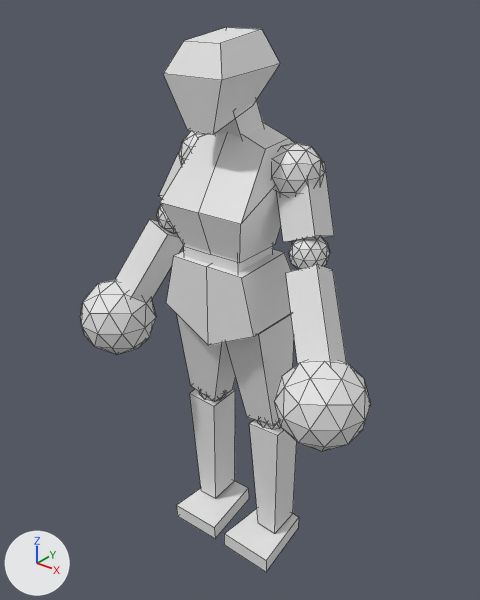
What one commit did to the FBX model Assets/Models/human man.fbx.
Both versions are drawn from a 50 mm camera at (1.72, -1.92, 1.45) aimed at (0.08, 0.13, 0.18). The axes (+X, +Y, +Z) are drawn at lower left. The lights are the same throughout. Mesh edges are drawn as thin lines.
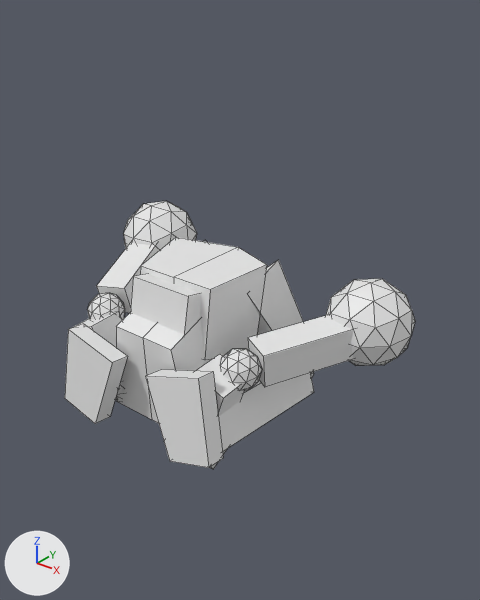
Location of each change, [x1, y1, x2, y2] in pixels of the pictures (480 x 600 px):
'Cube.002', moved, turned
    before: [160, 122, 294, 263]
    after: [116, 313, 211, 423]
'Icosphere.005', moved, turned
    before: [274, 360, 371, 451]
    after: [326, 279, 415, 366]
'Cube.004', moved, turned
    before: [166, 249, 291, 345]
    after: [140, 237, 267, 360]
'Cube', moved, turned
    before: [163, 27, 280, 134]
    after: [210, 448, 228, 469]
'Cube.014', moved, turned
    before: [224, 509, 299, 572]
    after: [146, 370, 223, 468]
'Cube.008', moved, turned
    before: [286, 265, 347, 364]
    after: [248, 315, 354, 387]
'Cube.012', moved, turned
    before: [249, 420, 297, 533]
    after: [219, 373, 314, 451]
'Cube.013', moved, turned
    before: [176, 481, 249, 539]
    after: [65, 324, 128, 424]
'Icosphere.004', moved, turned
    before: [80, 280, 156, 355]
    after: [123, 201, 197, 251]
'Cube.010', moved, turned
    before: [226, 314, 294, 426]
    after: [249, 260, 303, 335]
'Cube.007', moved, turned
    before: [115, 219, 184, 300]
    after: [97, 242, 158, 313]
'Cube.003', moved, turned
    before: [184, 244, 273, 273]
    after: [130, 274, 201, 334]
'Cube.011', moved, turned (not visible afterwards)
    before: [190, 389, 235, 498]
'Cube.006', moved, turned
    before: [277, 162, 334, 242]
    after: [196, 354, 244, 416]
'Icosphere.003', moved, turned
    before: [289, 237, 330, 270]
    after: [220, 349, 262, 391]
'Icosphere', moved, turned (not visible afterwards)
    before: [271, 143, 325, 197]
'Cube.005', moved, turned
    before: [159, 150, 182, 198]
    after: [72, 312, 122, 347]
'Cube.001', moved, turned (not visible afterwards)
    before: [215, 100, 264, 138]
'Icosphere.001', moved, turned
    before: [179, 131, 207, 165]
    after: [115, 381, 123, 400]
'Icosphere.007', moved, turned
    before: [258, 421, 281, 429]
    after: [311, 372, 314, 378]
'Cube.009', unchanged, covered by the edit
    before: [177, 315, 236, 401]

Edits to the bpy script that builds the scene:
```text
Change ob_cube_004:
    ob_cube_004.location: (0.005, 0.0, 0.0) -> (0.005, 0.113, 0.012)
    ob_cube_004.rotation_euler: (-0.00089, -0.00149, -1.546) -> (0.12, 1.368, -1.448)  # degrees (-0.1, -0.1, -89) -> degrees (6.9, 78, -83)
Change ob_icosphere:
    ob_icosphere.location: (0.005, 0.0, 0.0) -> (0.005, -0.256, 0.659)
    ob_icosphere.rotation_euler: (-0.000889, -0.00149, -1.546) -> (0.00768, -2.81, -1.597)  # degrees (-0.1, -0.1, -89) -> degrees (0.4, -161, -92)
Change ob_cube_013:
    ob_cube_013.location: (0.005, 0.0, 0.0) -> (-0.023, 0.74, -0.061)
    ob_cube_013.rotation_euler: (0.0201, -0.00149, -1.546) -> (-2.162, -1.295, 0.584)  # degrees (1.2, -0.1, -89) -> degrees (-124, -74, 33)
Change ob_cube_001:
    ob_cube_001.location: (0.005, 0.0, 0.0) -> (0.005, -0.256, 0.659)
    ob_cube_001.rotation_euler: (-0.00089, -0.00149, -1.546) -> (0.00768, -2.81, -1.597)  # degrees (-0.1, -0.1, -89) -> degrees (0.4, -161, -92)
Change ob_cube_008:
    ob_cube_008.location: (0.005, 0.0, 0.0) -> (0.005, 0.254, 0.164)
    ob_cube_008.rotation_euler: (-0.000888, -0.00149, -1.546) -> (-0.0398, 2.137, -1.617)  # degrees (-0.1, -0.1, -89) -> degrees (-2.3, 122, -93)
Change ob_cube_006:
    ob_cube_006.location: (0.005, 0.0, 0.0) -> (0.005, -0.256, 0.659)
    ob_cube_006.rotation_euler: (-0.000889, -0.00149, -1.546) -> (0.00768, -2.81, -1.597)  # degrees (-0.1, -0.1, -89) -> degrees (0.4, -161, -92)
Change ob_icosphere_004:
    ob_icosphere_004.location: (0.026, 0.007, 0.002) -> (0.026, 0.228, 0.261)
    ob_icosphere_004.rotation_euler: (0.022, 0.0194, -1.533) -> (-0.019, 2.323, -1.626)  # degrees (1.3, 1.1, -88) -> degrees (-1.1, 133, -93)
Change ob_cube_012:
    ob_cube_012.location: (0.005, 0.0, 0.0) -> (0.051, 0.738, -0.066)
    ob_cube_012.rotation_euler: (0.00998, -0.00149, -1.546) -> (-1.053, -1.91, -0.471)  # degrees (0.6, -0.1, -89) -> degrees (-60, -109, -27)
Change ob_cube_002:
    ob_cube_002.location: (0.005, 0.0, 0.0) -> (0.005, -0.256, 0.659)
    ob_cube_002.rotation_euler: (-0.00089, -0.00149, -1.546) -> (0.00768, -2.81, -1.597)  # degrees (-0.1, -0.1, -89) -> degrees (0.4, -161, -92)
Change ob_icosphere_007:
    ob_icosphere_007.location: (0.005, 0.0, 0.0) -> (0.051, 0.738, -0.066)
    ob_icosphere_007.rotation_euler: (0.00998, -0.00149, -1.546) -> (-1.053, -1.91, -0.471)  # degrees (0.6, -0.1, -89) -> degrees (-60, -109, -27)
Change ob_icosphere_005:
    ob_icosphere_005.location: (0.005, 0.0, 0.0) -> (0.005, 0.254, 0.164)
    ob_icosphere_005.rotation_euler: (-0.000888, -0.00149, -1.546) -> (-0.0398, 2.137, -1.617)  # degrees (-0.1, -0.1, -89) -> degrees (-2.3, 122, -93)
Change ob_icosphere_003:
    ob_icosphere_003.location: (0.005, 0.0, 0.0) -> (0.005, 0.254, 0.164)
    ob_icosphere_003.rotation_euler: (-0.000888, -0.00149, -1.546) -> (-0.0398, 2.137, -1.617)  # degrees (-0.1, -0.1, -89) -> degrees (-2.3, 122, -93)
Change ob_cube_003:
    ob_cube_003.location: (0.005, 0.0, 0.0) -> (0.005, 0.113, 0.012)
    ob_cube_003.rotation_euler: (-0.00089, -0.00149, -1.546) -> (0.12, 1.368, -1.448)  # degrees (-0.1, -0.1, -89) -> degrees (6.9, 78, -83)
Change ob_cube_011:
    ob_cube_011.location: (0.005, 0.0, 0.0) -> (-0.023, 0.74, -0.061)
    ob_cube_011.rotation_euler: (-0.0188, -0.00149, -1.546) -> (-2.201, -1.295, 0.584)  # degrees (-1.1, -0.1, -89) -> degrees (-126, -74, 33)
Change ob_icosphere_001:
    ob_icosphere_001.location: (0.031, -0.008, 0.012) -> (0.031, -0.245, 0.65)
    ob_icosphere_001.rotation_euler: (0.0199, -0.0236, -1.513) -> (0.0398, -2.832, -1.632)  # degrees (1.1, -1.4, -87) -> degrees (2.3, -162, -94)
Change ob_cube_005:
    ob_cube_005.location: (0.031, -0.008, 0.012) -> (0.031, -0.245, 0.65)
    ob_cube_005.rotation_euler: (0.0199, -0.0236, -1.513) -> (0.0398, -2.832, -1.632)  # degrees (1.1, -1.4, -87) -> degrees (2.3, -162, -94)
Change ob_cube_007:
    ob_cube_007.location: (0.026, 0.007, 0.002) -> (0.026, 0.228, 0.261)
    ob_cube_007.rotation_euler: (0.022, 0.0194, -1.533) -> (-0.019, 2.323, -1.626)  # degrees (1.3, 1.1, -88) -> degrees (-1.1, 133, -93)
Change ob_cube_014:
    ob_cube_014.location: (0.005, 0.0, 0.0) -> (0.051, 0.738, -0.066)
    ob_cube_014.rotation_euler: (-0.0302, -0.00149, -1.546) -> (-1.093, -1.91, -0.471)  # degrees (-1.7, -0.1, -89) -> degrees (-63, -109, -27)
Change ob_cube_010:
    ob_cube_010.location: (0.005, 0.0, 0.0) -> (0.039, -0.055, 0.13)
    ob_cube_010.rotation_euler: (-0.0109, -0.00149, -1.546) -> (0.32, 0.194, -1.412)  # degrees (-0.6, -0.1, -89) -> degrees (18, 11, -81)
Change ob_cube:
    ob_cube.location: (0.005, 0.0, 0.0) -> (0.005, -0.256, 0.659)
    ob_cube.rotation_euler: (-0.00089, -0.00149, -1.546) -> (0.00768, -2.81, -1.597)  # degrees (-0.1, -0.1, -89) -> degrees (0.4, -161, -92)
```
